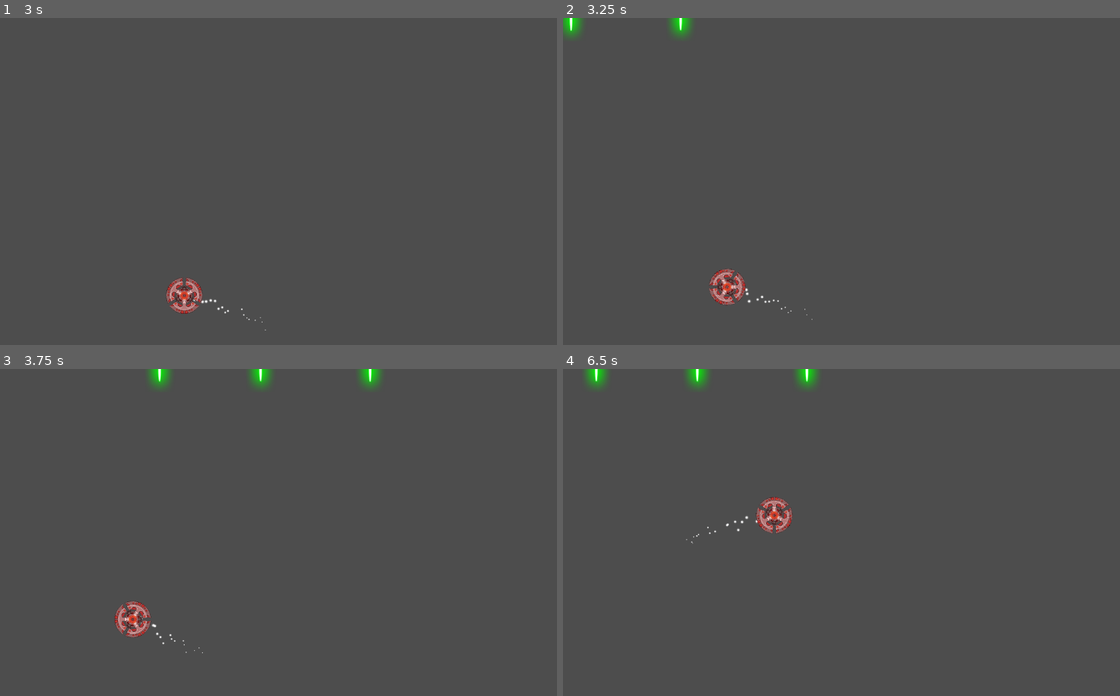
Above: before the commit, frames 1-4 (two rows, left to right).
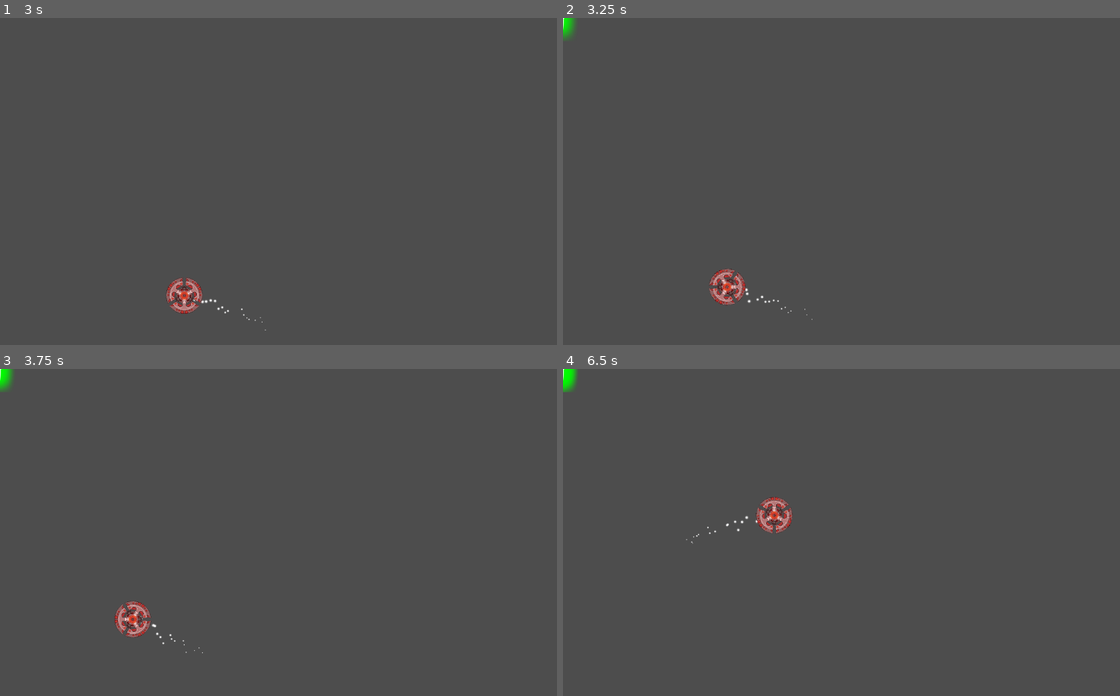
Above: after the commit, the same moments.

Repository: dbschust/space-rocks-game
Game: Godot game, scene res://scenes/enemy.tscn
Two runs of this game, one before a commit and one after it. Both use one fixed random seed, a clock stepped at 60 frames per second and the inputs below. This scene is started directly instead of the project's main scene.
Inputs:
- Up to frame 1 (3 s): tap Enter at 0.5 s; hold Right (right) 0.53-1.28 s; hold Space (shoot) 0.53-1.28 s; hold Left (left) 1.28-2.03 s; tap Space (shoot) at 1.35, 2.85 s; hold Right (right) 2.03-2.78 s; hold Space (shoot) 2.03-2.78 s; hold Up (thrust) from 2.78 s (still down)
- Up to frame 2 (3.25 s): keep holding Up (thrust)
- Up to frame 3 (3.75 s): release Up (thrust) at 3.53 s; hold Left (left) from 3.53 s (still down); hold Space (shoot) from 3.53 s (still down)
- Up to frame 4 (6.5 s): release Space (shoot) at 4.28 s; tap Space (shoot) at 4.35, 5.85 s; hold Space (shoot) 5.03-5.78 s; release Left (left) at 5.78 s; hold Right (right) from 5.78 s (still down)

Frame 1 is identical in both runs. In frame 2, 0.4% of the frame differs, in the area x 0-24%, y 0-7%; in frame 3, 0.8%; in frame 4, 0.8%, in the area x 0-46%, y 0-8%.
Error in both runs: Invalid access to property or key 'global_position' on a base object of type 'Nil'. (res://scripts/enemy.gd:35)

Commit message:
fixed hitflash effects for player and enemy

Diff:
--- a/project.godot
+++ b/project.godot
@@ -10,10 +10,10 @@
 
 [application]
 
-config/name="space_rocks_attempt2"
+config/name="SpaceRocks"
 run/main_scene="res://scenes/main.tscn"
 config/features=PackedStringArray("4.2", "Forward Plus")
-config/icon="res://icon.svg"
+config/icon="res://assets/player_ship.png"
 
 [display]
 
--- a/scenes/bullet.tscn
+++ b/scenes/bullet.tscn
@@ -16,9 +16,11 @@
 texture = ExtResource("1_5dngl")
 
 [node name="CollisionShape2D" type="CollisionShape2D" parent="."]
+visible = false
 shape = SubResource("CapsuleShape2D_2wunq")
 
 [node name="VisibleOnScreenNotifier2D" type="VisibleOnScreenNotifier2D" parent="."]
+visible = false
 
 [connection signal="area_entered" from="." to="." method="_on_area_entered"]
 [connection signal="body_entered" from="." to="." method="_on_body_entered"]
--- a/scenes/enemy.tscn
+++ b/scenes/enemy.tscn
@@ -28,6 +28,44 @@
 "points": PackedVector2Array(0, 0, 0, 0, -96, 567, -113.369, 118.981, 113.369, -118.981, 88, 281, -69.5926, 23.5717, 69 …(577 unchanged characters)…
 }
 point_count = 15
+
+[sub_resource type="Animation" id="Animation_i17bb"]
+resource_name = "hitflash"
+length = 0.2
+step = 0.001
+tracks/0/type = "value"
+tracks/0/imported = false
+tracks/0/enabled = true
+tracks/0/path = NodePath("Sprite2D:modulate")
+tracks/0/interp = 1
+tracks/0/loop_wrap = true
+tracks/0/keys = {
+"times": PackedFloat32Array(0, 0.006, 0.2),
+"transitions": PackedFloat32Array(1, 1, 1),
+"update": 0,
+"values": [Color(1, 1, 1, 1), Color(1, 0, 1, 1), Color(1, 1, 1, 1)]
+}
+
+[sub_resource type="Animation" id="Animation_lmxeu"]
+length = 0.001
+tracks/0/type = "value"
+tracks/0/imported = false
+tracks/0/enabled = true
+tracks/0/path = NodePath("Sprite2D:modulate")
+tracks/0/interp = 1
+tracks/0/loop_wrap = true
+tracks/0/keys = {
+"times": PackedFloat32Array(0),
+"transitions": PackedFloat32Array(1),
+"update": 0,
+"values": [Color(1, 1, 1, 1)]
+}
+
+[sub_resource type="AnimationLibrary" id="AnimationLibrary_b2kvv"]
+_data = {
+"RESET": SubResource("Animation_lmxeu"),
+"hitflash": SubResource("Animation_i17bb")
+}
 
 [node name="Enemy" type="Area2D" groups=["enemies"]]
 script = ExtResource("1_2jpx2")
@@ -62,7 +100,6 @@
 [node name="Path2" type="Path2D" parent="Paths"]
 position = Vector2(1155, 688)
 rotation = -3.12694
-scale = Vector2(1, 1)
 curve = SubResource("Curve2D_u0qx0")
 
 [node name="Path3" type="Path2D" parent="Paths"]
@@ -93,5 +130,10 @@
 [node name="ExplosionSound" type="AudioStreamPlayer" parent="."]
 stream = ExtResource("5_tu8kh")
 
+[node name="AnimationPlayer" type="AnimationPlayer" parent="."]
+libraries = {
+"": SubResource("AnimationLibrary_b2kvv")
+}
+
 [connection signal="body_entered" from="." to="." method="_on_body_entered"]
 [connection signal="timeout" from="GunCooldown" to="." method="_on_gun_cooldown_timeout"]
--- a/scenes/enemy_bullet.tscn
+++ b/scenes/enemy_bullet.tscn
@@ -9,6 +9,7 @@
 
 [node name="EnemyBullet" type="Area2D"]
 script = ExtResource("1_6j8ej")
+speed = 800
 
 [node name="Sprite2D" type="Sprite2D" parent="."]
 position = Vector2(1, -2)
@@ -16,9 +17,11 @@
 texture = ExtResource("1_m7lht")
 
 [node name="CollisionShape2D" type="CollisionShape2D" parent="."]
+visible = false
 shape = SubResource("CapsuleShape2D_wo4sy")
 
 [node name="VisibleOnScreenNotifier2D" type="VisibleOnScreenNotifier2D" parent="."]
+visible = false
 
 [connection signal="area_entered" from="." to="." method="_on_area_entered"]
 [connection signal="body_entered" from="." to="." method="_on_body_entered"]
--- a/scenes/player.tscn
+++ b/scenes/player.tscn
@@ -26,6 +26,44 @@
 
 [sub_resource type="CircleShape2D" id="CircleShape2D_48xj3"]
 radius = 29.0172
+
+[sub_resource type="Animation" id="Animation_f2w83"]
+length = 0.001
+tracks/0/type = "value"
+tracks/0/imported = false
+tracks/0/enabled = true
+tracks/0/path = NodePath("Sprite2D:modulate")
+tracks/0/interp = 1
+tracks/0/loop_wrap = true
+tracks/0/keys = {
+"times": PackedFloat32Array(0.1),
+"transitions": PackedFloat32Array(1),
+"update": 0,
+"values": [Color(1, 1, 1, 1)]
+}
+
+[sub_resource type="Animation" id="Animation_sjb5g"]
+resource_name = "hitflash"
+length = 0.2
+step = 0.001
+tracks/0/type = "value"
+tracks/0/imported = false
+tracks/0/enabled = true
+tracks/0/path = NodePath("Sprite2D:modulate")
+tracks/0/interp = 1
+tracks/0/loop_wrap = true
+tracks/0/keys = {
+"times": PackedFloat32Array(0, 0.05, 0.2),
+"transitions": PackedFloat32Array(1, 1, 1),
+"update": 0,
+"values": [Color(1, 1, 1, 1), Color(1, 0, 0, 1), Color(1, 1, 1, 1)]
+}
+
+[sub_resource type="AnimationLibrary" id="AnimationLibrary_4wu2r"]
+_data = {
+"RESET": SubResource("Animation_f2w83"),
+"hitflash": SubResource("Animation_sjb5g")
+}
 
 [node name="Player" type="RigidBody2D"]
 max_contacts_reported = 1
@@ -96,5 +134,10 @@
 [node name="ExhaustSound" type="AudioStreamPlayer" parent="."]
 stream = ExtResource("11_hufo2")
 
+[node name="HitFlash" type="AnimationPlayer" parent="."]
+libraries = {
+"": SubResource("AnimationLibrary_4wu2r")
+}
+
 [connection signal="body_entered" from="." to="." method="_on_body_entered"]
 [connection signal="timeout" from="StateMachine/Alive/GunDelay" to="StateMachine/Alive" method="_on_gun_delay_timeout"]
--- a/scripts/enemy.gd
+++ b/scripts/enemy.gd
@@ -33,6 +33,8 @@
 	var b = bullet_scene.instantiate()
 	get_tree().root.add_child(b)
 	var dir = global_position.direction_to(target.global_position)
+	var spread = deg_to_rad(randf_range(-bullet_spread, bullet_spread))
+	dir = dir.rotated(spread)
 	b.start(global_position, dir)
 
 
@@ -48,6 +50,8 @@
 	health -= amount
 	if health <= 0:
 		explode()
+	else:
+		flash_on_hit()
 
 
 func explode():
@@ -72,3 +76,7 @@
 
 func _on_gun_cooldown_timeout():
 	shoot_burst(3)
+
+
+func flash_on_hit():
+	$AnimationPlayer.play("hitflash")
--- a/scripts/enemy_bullet.gd
+++ b/scripts/enemy_bullet.gd
@@ -3,15 +3,17 @@
 
 @export var damage = 20
 @export var speed = 1000
+var dir = Vector2.ZERO
 
 
 func start(_pos, _dir):
 	position = _pos
-	rotation = _dir.angle()
+	dir = _dir.normalized()
+	rotation = dir.angle() + deg_to_rad(90)
 
 
 func _process(delta):
-	position += delta * speed * transform.x
+	position += delta * speed * dir
 
 
 func _on_visible_on_screen_notifier_2d_screen_exited():
@@ -24,3 +26,4 @@
 	if is_instance_of(body, Player):
 		body.set_shield(body.shield - 25)
 		queue_free()
+		body.flash_red()
--- a/scripts/init.gd
+++ b/scripts/init.gd
@@ -1,7 +1,8 @@
 extends State
 
+
 @export var alive_state: State
-@export var start_delay := 0.5
+@export var start_delay := 0.1
 var timer := 0.0
 
 
--- a/scripts/main.gd
+++ b/scripts/main.gd
@@ -11,7 +11,7 @@
 var playing = false
 var score = 0
 
-## to-do items:  add modulate effect on hit for both the enemy and player
+## to-do items:  add high-score tracking
 
 
 func _process(delta):
--- a/scripts/player.gd
+++ b/scripts/player.gd
@@ -70,6 +70,7 @@
 		body.explode()
 		var damage = 25 * body.size
 		set_shield(shield - damage)
+		flash_red()
 
 
 func set_shield(value):
@@ -84,7 +85,6 @@
 	lives_changed.emit(lives)
 	if lives <= 0:
 		dead.emit()
-		#explode()
 		lives = 3
 
 
@@ -106,3 +106,7 @@
 func stop_exhaust_effects():
 	$ExhaustParticles.hide()
 	$ExhaustSound.stop()
+
+
+func flash_red():
+	$HitFlash.play("hitflash")
Not shown, added: export_presets.cfg
Not shown: 1 places in scenes/enemy.tscn that only renumber resources
Not shown: 1 places in scenes/player.tscn that only renumber resources
Not shown, added: SpaceRocks.exe
